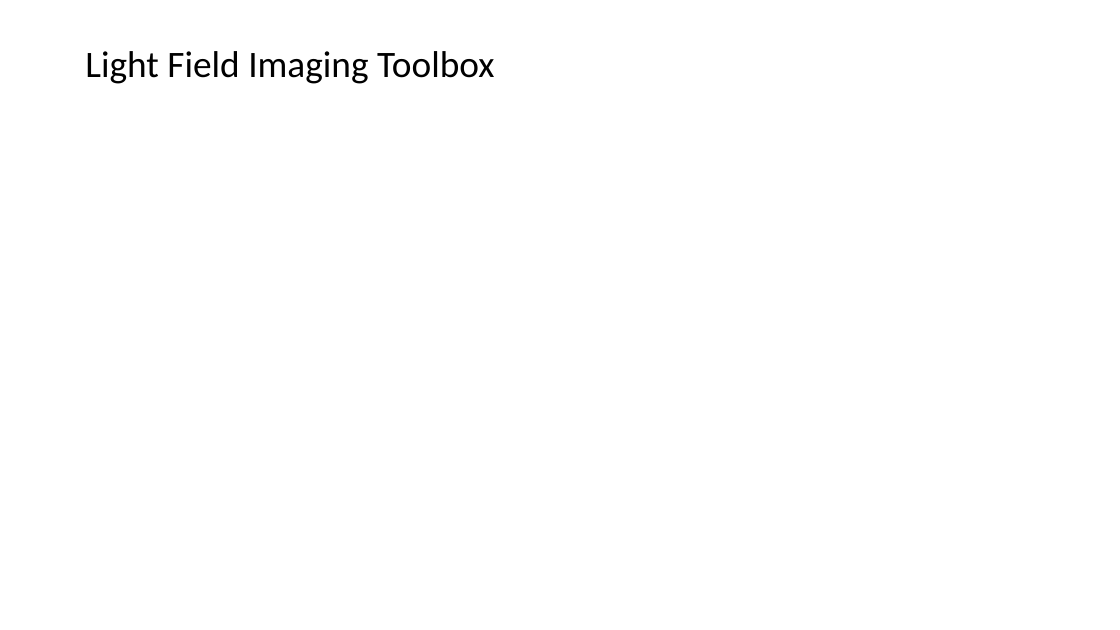
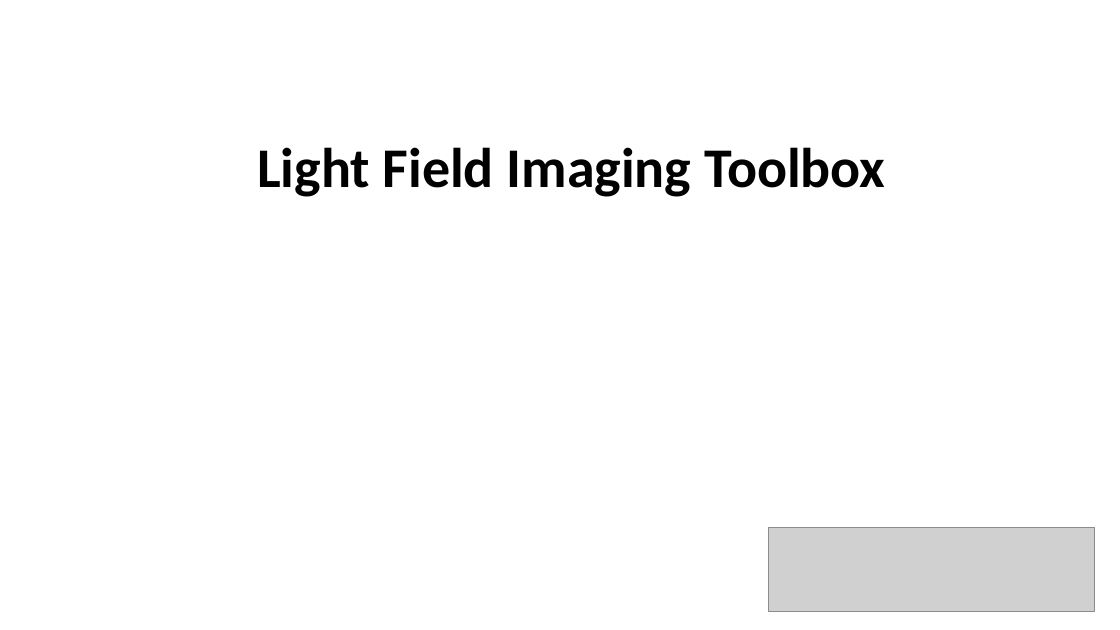
Before and after one commit to PolarizedLightFieldMicroscopy/Documents, a slide deck: slide 1 of LFI plugin/LFM Toolbox.pptx. Drawn at 1120x630 pixels with LibreOffice and Linux fonts; fonts in the diff are those of the drawing; grey boxes stand for pictures. Boxes give left, top, right and bottom in pixels: in the first picture for what was removed or moved away, otherwise in the second. Text is boxed around its words. In the diff, an @@ line names an element or a change of style, - is before the commit and + after.

```diff
--- a/LFI plugin/LFM Toolbox.pptx
+++ b/LFI plugin/LFM Toolbox.pptx
@@ title "Light Field Imaging Toolbox": place and size @@
-title "Light Field Imaging Toolbox" at box(85, 51, 495, 84)
+title "Light Field Imaging Toolbox" at box(257, 147, 885, 197)
@@ title "Light Field Imaging Toolbox" at box(257, 147, 885, 197): size 32 to 48 pt, bold on; alignment left to centre @@
@@ picture added at box(769, 527, 1095, 611) @@
```
Also in this commit, not shown: 16 other slides changed, 23 slides added, 6 slides removed, 5 other files.
